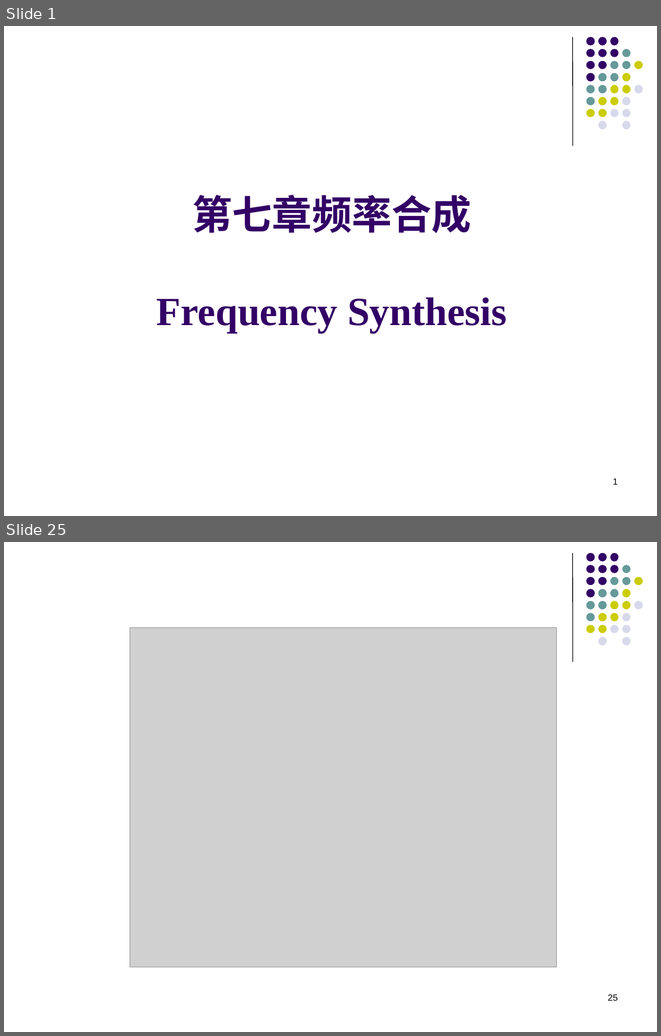
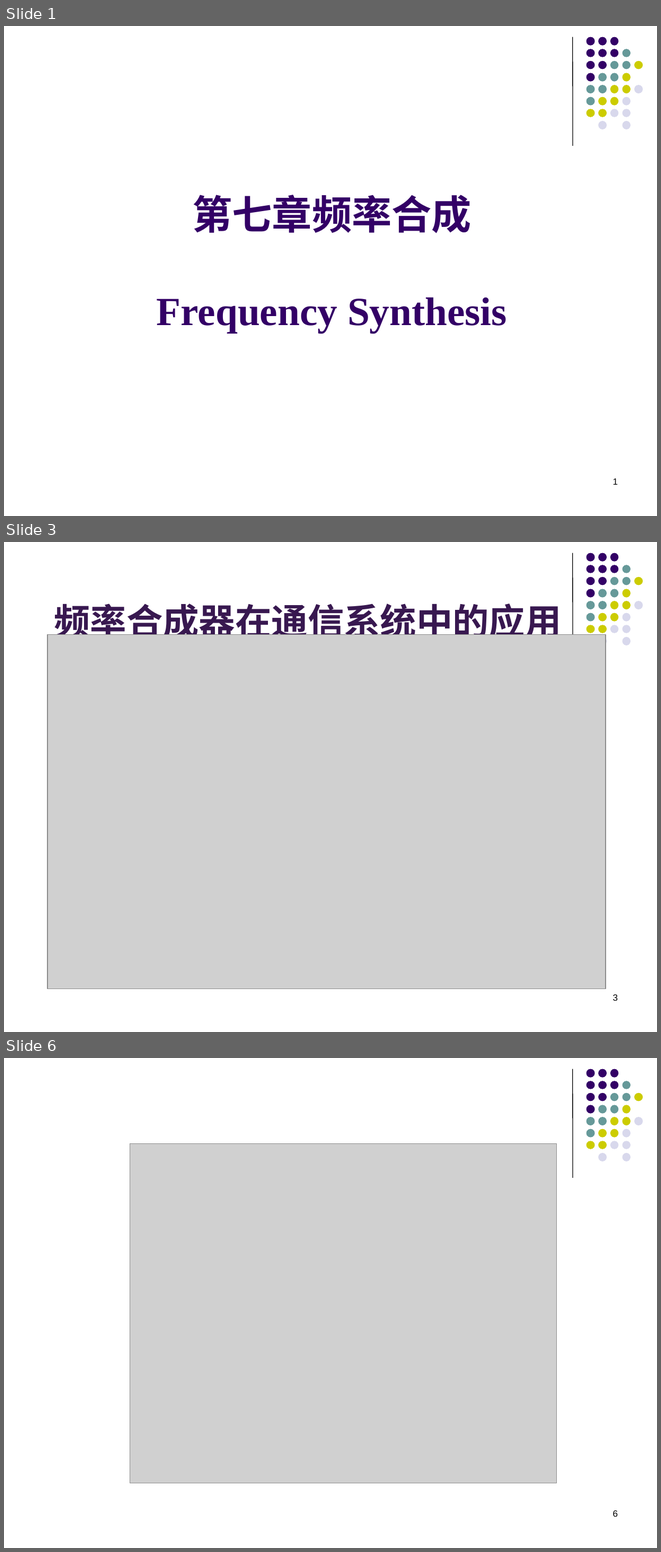
Before and after one commit to lyMeiSEU/ly_schoolhelper, a slide deck: 通信电子/第七章 频率合成器.pptx. Shown one above the other, each under a label of ours: slides 1 and 25 before the commit, slides 1, 3 and 6 after it; the slides between them are not shown. The pictures are 661x1036 and 661x1552 pixels, drawn with LibreOffice and Linux fonts; fonts in the diff are those of the drawing; grey boxes stand for pictures; background and template pictures are left out. Boxes give left, top, right and bottom in pixels: in the first picture for what was removed or moved away, otherwise in the second. Text is boxed around its words. In the diff, an @@ line names an element or a change of style, - is before the commit and + after.

```diff
--- a/通信电子/第七章 频率合成器.pptx
+++ b/通信电子/第七章 频率合成器.pptx
@@ slide 3 added at [4, 542, 657, 1032], background #FFFFFF; not listed: 32 template elements that a slide beside it also shows @@
@@ title added at [54, 598, 561, 635], 40 pt, text #381850, bold @@
+频率合成器在通信系统中的应用
@@ picture added at [48, 635, 606, 989] @@
@@ page number added at [613, 994, 618, 1000], 10 pt, text #000000 @@
+3
@@ what was slide 25 is now slide 6 @@
@@ page number at [613, 1510, 618, 1516]: text changed @@
-25
+6
```
Also in this commit, not shown: 13 slides changed, 2 other slides added, 39 other files.
